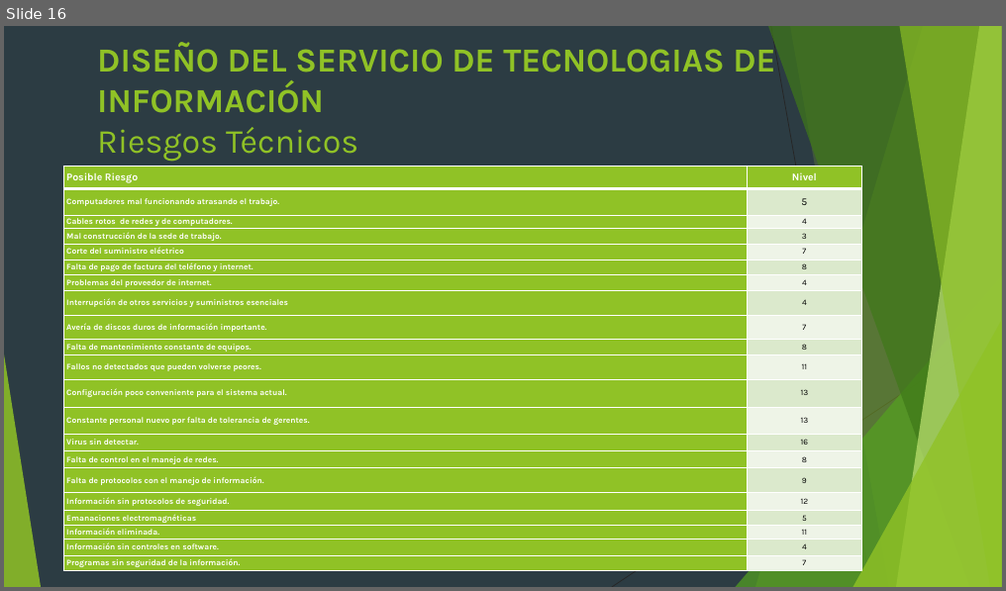
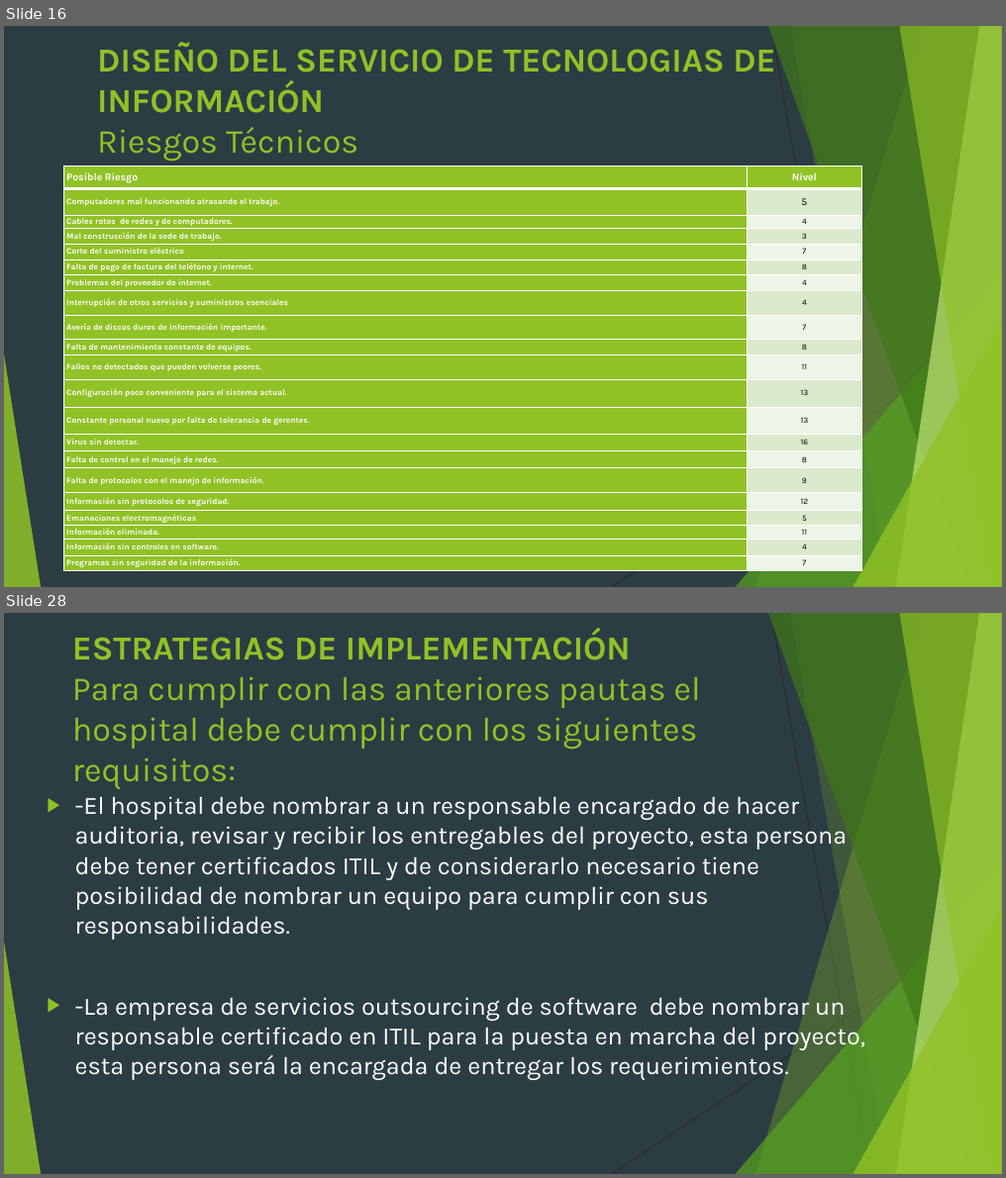
Before and after one commit to Alchaz/GasLmn, a slide deck: presentacion articulo grado.pptx. Shown one above the other, each under a label of ours: slide 16 before the commit, slides 16 and 28 after it; the slides between them are not shown. The pictures are 1006x591 and 1006x1178 pixels, drawn with LibreOffice and Linux fonts; fonts in the diff are those of the drawing. Boxes give left, top, right and bottom in pixels: in the first picture for what was removed or moved away, otherwise in the second. Text is boxed around its words. In the diff, an @@ line names an element or a change of style, - is before the commit and + after.

```diff
--- a/presentacion articulo grado.pptx
+++ b/presentacion articulo grado.pptx
@@ slide 28 added at (x1=4, y1=613, x2=1002, y2=1174), background #2C3C43; not listed: 10 template elements that a slide beside it also shows @@
@@ title added at (x1=72, y1=630, x2=701, y2=749), 32.4 pt, text #90C226 @@
+ESTRATEGIAS DE IMPLEMENTACIÓN
+Para cumplir con las anteriores pautas el hospital debe cumplir con los siguientes requisitos:
@@ text added at (x1=75, y1=796, x2=865, y2=1080), 24 pt, text #FFFFFF @@
+▶ -El hospital debe nombrar a un responsable encargado de hacer auditoria, revisar y recibir los entregables del proyecto, esta persona debe tener certificados ITIL y de considerarlo necesario tiene posibilidad de nombrar un equipo para cumplir con sus responsabilidades.
+▶ -La empresa de servicios outsourcing de software debe nombrar un responsable certificado en ITIL para la puesta en marcha del proyecto, esta persona será la encargada de entregar los requerimientos.
```
Also in this commit, not shown: 4 slides changed, 10 other slides added, 3 slides removed.
